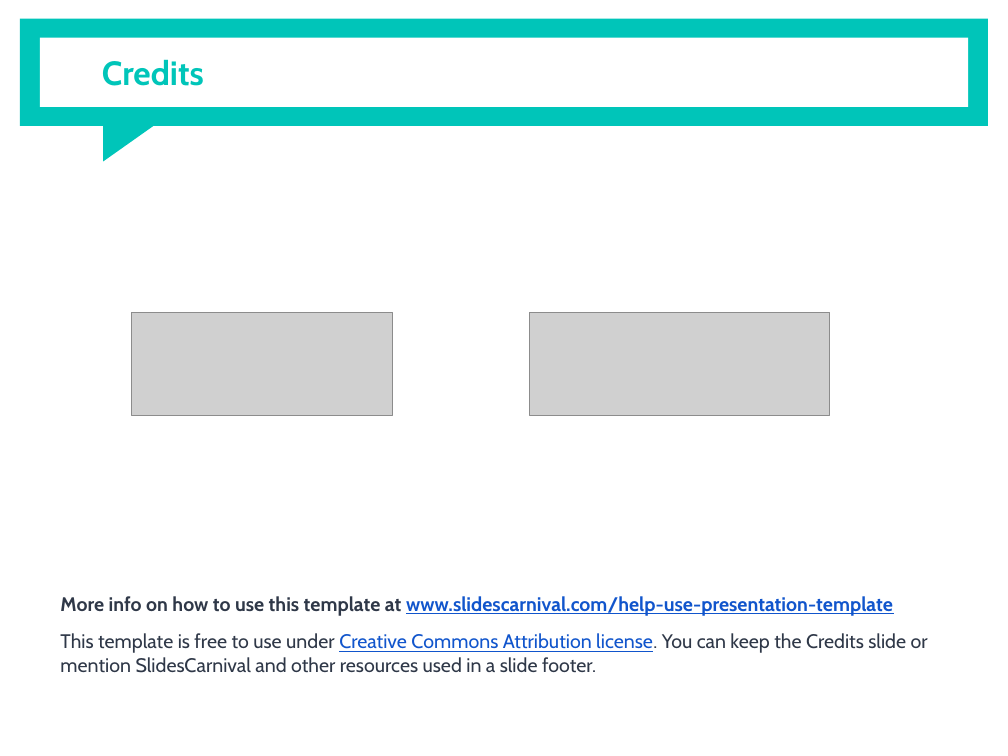
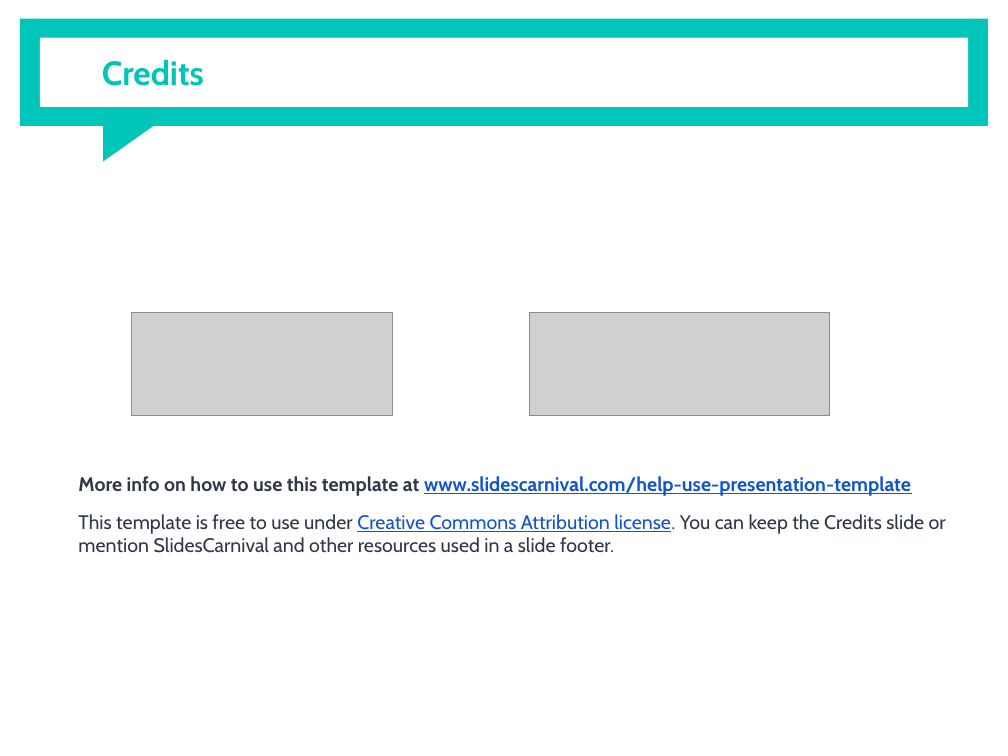
Before and after one commit to esm-tools/esm_workshop, a slide deck: slide 22 of esm-tools.pptx. Drawn at 1008x756 pixels with LibreOffice and Linux fonts; fonts in the diff are those of the drawing; grey boxes stand for pictures. Boxes give left, top, right and bottom in pixels: in the first picture for what was removed or moved away, otherwise in the second. Text is boxed around its words. In the diff, an @@ line names an element or a change of style, - is before the commit and + after.

```diff
--- a/esm-tools.pptx
+++ b/esm-tools.pptx
@@ text "More info on how to ...": place and size @@
-text "More info on how to ..." at [60,596,928,673]
+text "More info on how to ..." at [78,476,946,553]
```
Also in this commit, not shown: 2 other slides changed, 3 other files.
